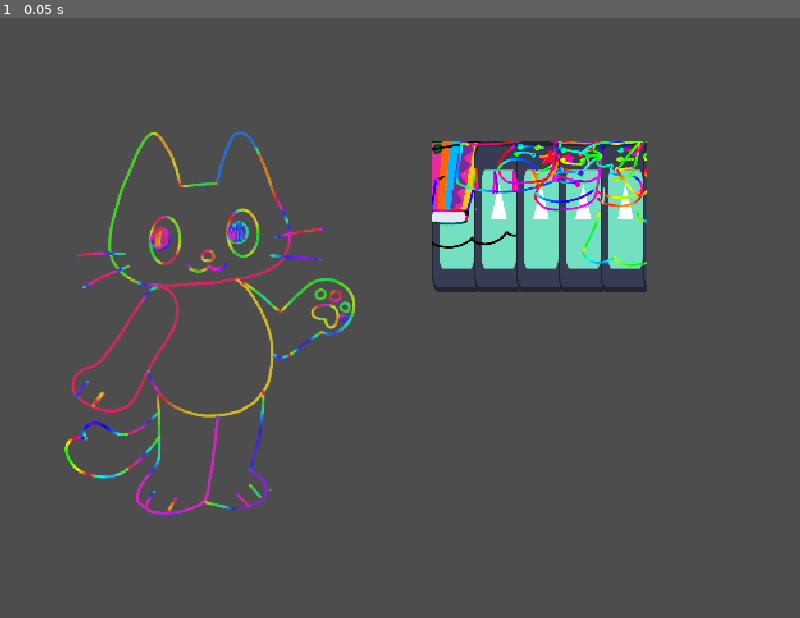
Above: before the commit, frame 1.
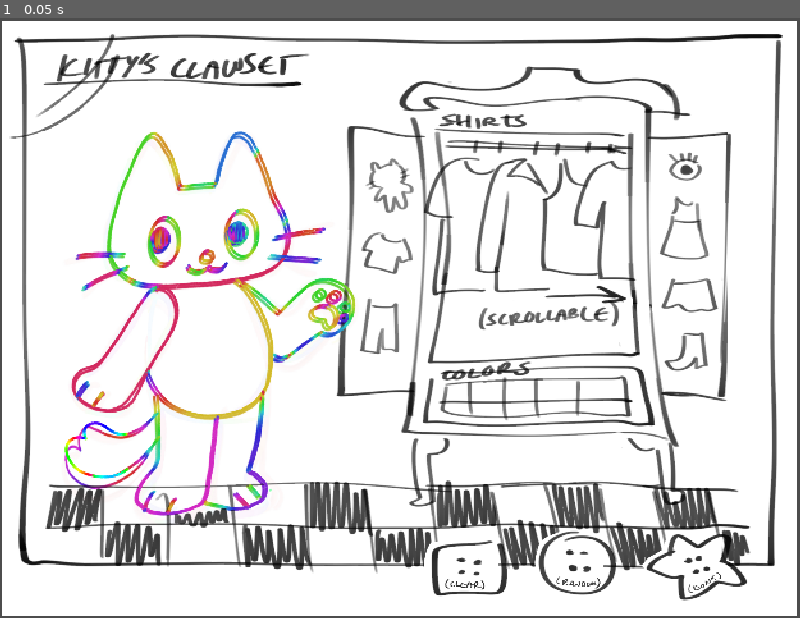
Above: after the commit, the same moment.

Repository: klon0a/girlsgame
Game: Godot game, scene res://main.tscn
Two runs of this game, one before a commit and one after it. Both use one fixed random seed, a clock stepped at 60 frames per second and the inputs below. The engine's default icon, where the game draws it, is replaced by a stand-in: a white triangle on a blue panel in a dark square.
Inputs:
- Up to frame 1 (0.05 s): no input

The runs differ from the first frame. In frame 1, 90% of the frame differs, in the area x 0-100%, y 0-100%.

Commit message:
tab switching for closet

Diff:
--- a/closet_scroll.gd
+++ b/closet_scroll.gd
@@ -2,7 +2,6 @@
 class_name ClosetScroll
 
 @export var original_coathanger : CoatHanger
-@export var clothes_list : Array[PackedScene]
 
 @onready var coathanger_parent: HBoxContainer = $HBoxContainer
 
@@ -10,10 +9,6 @@
 
 func _ready() -> void:
 	coathanger_parent.remove_child(original_coathanger);
-
-	create_coat_hangers(clothes_list.size())
-	for i in range(clothes_list.size()):
-		coathangers[i].set_garment(clothes_list[i])
 	pass
 
 func create_coat_hangers(count : int):
@@ -23,3 +18,14 @@
 		coathanger_parent.add_child(coat_hanger_duplicate)
 		pass
 	pass
+
+func populate_coathangers(_clothes_to_spawn : Array[PackedScene]):
+	for coathanger : CoatHanger in coathangers:
+		coathanger.queue_free()
+	coathangers = []
+
+	create_coat_hangers(_clothes_to_spawn.size())
+
+	for i in range(_clothes_to_spawn.size()):
+		coathangers[i].set_garment(_clothes_to_spawn[i])
+	pass
--- /dev/null
+++ b/closet_shelves.gd
@@ -0,0 +1,5 @@
+extends GridContainer
+class_name ClosetShelves
+
+func populate_shelves(_clothes_to_spawn : Array[PackedScene]):
+	pass
--- a/main.tscn
+++ b/main.tscn
@@ -1,19 +1,14 @@
-[gd_scene load_steps=17 format=3 uid="uid://dl6klrmnq36k7"]
+[gd_scene load_steps=12 format=3 uid="uid://dl6klrmnq36k7"]
 
 [ext_resource type="Texture2D" uid="uid://725v5mub0h7y" path="res://UI + Sprites/ui-mockup.png" id="1_ig7tw"]
 [ext_resource type="Script" uid="uid://codila2y246ek" path="res://kitty.gd" id="2_0xm2m"]
 [ext_resource type="Script" uid="uid://c2l851gwr26t8" path="res://closet_scroll.gd" id="2_h2yge"]
+[ext_resource type="Script" uid="uid://28stpxi8f5it" path="res://ui_closet.gd" id="2_vivmo"]
 [ext_resource type="Script" uid="uid://ddpc3guh275hc" path="res://coat_hanger.gd" id="3_7mycd"]
-[ext_resource type="PackedScene" uid="uid://dgicmg7dxudql" path="res://Clothes Scenes/bottom_keypants.tscn" id="3_vivmo"]
-[ext_resource type="PackedScene" uid="uid://de780hne3m2i" path="res://Clothes Scenes/bottom_longskirt.tscn" id="4_2cqfq"]
 [ext_resource type="Shader" uid="uid://da1p57i6u6pl5" path="res://recolor.gdshader" id="4_lquwl"]
 [ext_resource type="Texture2D" uid="uid://56eis13n6i4a" path="res://icon.svg" id="5_7mycd"]
-[ext_resource type="PackedScene" uid="uid://bk0x6pgx0glx3" path="res://Clothes Scenes/bottom_miniskirt.tscn" id="5_yaehf"]
 [ext_resource type="Texture2D" uid="uid://dwrrufw2dercl" path="res://Assets + Clothes/assets/placeholder/fullbody-kitty-rainbow.png" id="7_272bh"]
-[ext_resource type="PackedScene" uid="uid://cuqvx7qto160y" path="res://Clothes Scenes/shoe_boots.tscn" id="7_cegan"]
-[ext_resource type="PackedScene" uid="uid://cy5y14wa8uqak" path="res://Clothes Scenes/shoe_clogs.tscn" id="8_82xsv"]
-[ext_resource type="PackedScene" uid="uid://chsaoye1hyasr" path="res://Clothes Scenes/top_blouse.tscn" id="9_getpj"]
-[ext_resource type="PackedScene" uid="uid://pbfuehivb0cb" path="res://Clothes Scenes/top_shirt.tscn" id="10_ryguw"]
+[ext_resource type="Script" uid="uid://c1nsn7akupt5f" path="res://closet_shelves.gd" id="14_2cqfq"]
 
 [sub_resource type="ShaderMaterial" id="ShaderMaterial_5vw27"]
 shader = ExtResource("4_lquwl")
@@ -27,18 +22,19 @@
 [node name="Main" type="Node2D"]
 
 [node name="Ui-mockup" type="Sprite2D" parent="."]
-visible = false
 position = Vector2(510.295, 383.25)
 scale = Vector2(0.508705, 0.507667)
 texture = ExtResource("1_ig7tw")
 
 [node name="UI Closet" type="Control" parent="."]
+visible = false
 layout_mode = 3
 anchors_preset = 0
 offset_left = 428.0
 offset_top = 54.0
 offset_right = 948.0
 offset_bottom = 621.0
+script = ExtResource("2_vivmo")
 
 [node name="ClosetInside" type="Control" parent="UI Closet"]
 custom_minimum_size = Vector2(275, 280)
@@ -62,7 +58,6 @@
 vertical_scroll_mode = 0
 script = ExtResource("2_h2yge")
 original_coathanger = NodePath("HBoxContainer/CoatHanger")
-clothes_list = Array[PackedScene]([ExtResource("3_vivmo"), ExtResource("4_2cqfq"), ExtResource("5_yaehf"), ExtResource("7_cegan"), ExtResource("8_82xsv"), ExtResource("9_getpj"), ExtResource("10_ryguw")])
 
 [node name="HBoxContainer" type="HBoxContainer" parent="UI Closet/ClosetInside/ClosetScroll"]
 layout_mode = 2
@@ -78,12 +73,61 @@
 texture = ExtResource("5_7mycd")
 offset = Vector2(64, 64)
 
+[node name="ClosetShelves" type="GridContainer" parent="UI Closet/ClosetInside"]
+layout_mode = 1
+anchors_preset = 15
+anchor_right = 1.0
+anchor_bottom = 1.0
+grow_horizontal = 2
+grow_vertical = 2
+script = ExtResource("14_2cqfq")
+
 [node name="ColorButtons" type="Control" parent="UI Closet"]
 anchors_preset = 0
 offset_left = 125.0
 offset_top = 390.0
 offset_right = 401.0
 offset_bottom = 466.0
+
+[node name="TypeButtons" type="Control" parent="UI Closet"]
+anchors_preset = 0
+offset_left = 406.0
+offset_top = 101.0
+offset_right = 513.0
+offset_bottom = 425.0
+
+[node name="TopsCategory" type="Button" parent="UI Closet/TypeButtons"]
+layout_mode = 0
+offset_left = 3.0
+offset_top = 81.0
+offset_right = 82.0
+offset_bottom = 152.0
+text = "TOPS"
+
+[node name="BottomsCategory" type="Button" parent="UI Closet/TypeButtons"]
+layout_mode = 0
+offset_left = 2.0
+offset_top = 162.0
+offset_right = 88.0
+offset_bottom = 233.0
+text = "BOTTOMS"
+
+[node name="ShoesCategory" type="Button" parent="UI Closet/TypeButtons"]
+layout_mode = 0
+offset_left = 2.0
+offset_top = 241.0
+offset_right = 88.0
+offset_bottom = 312.0
+text = "SHOES
+"
+
+[node name="AccessoriesCategory" type="Button" parent="UI Closet/TypeButtons"]
+layout_mode = 0
+offset_left = 1.0
+offset_top = 2.0
+offset_right = 87.0
+offset_bottom = 73.0
+text = "SWAG"
 
 [node name="Kitty" type="Node2D" parent="."]
 position = Vector2(293, 424)
@@ -102,3 +146,8 @@
 [node name="CollisionShape2D" type="CollisionShape2D" parent="Kitty/Area2D"]
 position = Vector2(-73.7167, -67.958)
 shape = SubResource("RectangleShape2D_272bh")
+
+[connection signal="pressed" from="UI Closet/TypeButtons/TopsCategory" to="UI Closet" method="_on_tops_category_pressed"]
+[connection signal="pressed" from="UI Closet/TypeButtons/BottomsCategory" to="UI Closet" method="_on_bottoms_category_pressed"]
+[connection signal="pressed" from="UI Closet/TypeButtons/ShoesCategory" to="UI Closet" method="_on_shoes_category_pressed"]
+[connection signal="pressed" from="UI Closet/TypeButtons/AccessoriesCategory" to="UI Closet" method="_on_accessories_category_pressed"]
--- /dev/null
+++ b/ui_closet.gd
@@ -0,0 +1,69 @@
+extends Control
+class_name Closet
+
+@onready var closet_scroll: ClosetScroll = $ClosetInside/ClosetScroll
+@onready var closet_shelves: ClosetShelves = $ClosetInside/ClosetShelves
+
+@export var tops_list : Array[PackedScene]
+@export var bottoms_list : Array[PackedScene]
+@export var fulls_list : Array[PackedScene]
+
+@export var shoes_list : Array[PackedScene]
+
+@export var accessories_list : Array[PackedScene]
+
+enum CATEGORY {TOPS, BOTTOMS, SHOES, ACCESSORIES}
+static var _category : CATEGORY
+var current_category : CATEGORY :
+	get:
+		return _category
+	set(value):
+		_category = value
+
+		# make the right ones visible
+		match _category:
+			Closet.CATEGORY.TOPS or Closet.CATEGORY.BOTTOMS:
+				closet_scroll.visible = true
+				closet_shelves.visible = false
+				pass
+
+			Closet.CATEGORY.SHOES or Closet.CATEGORY.ACCESSORIES:
+				#closet_scroll.visible = false
+				closet_scroll.visible = true
+				#closet_shelves.visible = true
+				pass
+
+		match _category:
+			Closet.CATEGORY.TOPS:
+				var combined_tops_and_fulls = tops_list.duplicate()
+				combined_tops_and_fulls.append_array(fulls_list.duplicate())
+				closet_scroll.populate_coathangers(combined_tops_and_fulls)
+
+			Closet.CATEGORY.BOTTOMS:
+				var combined_bottoms_and_fulls = bottoms_list.duplicate()
+				combined_bottoms_and_fulls.append_array(fulls_list.duplicate())
+				closet_scroll.populate_coathangers(combined_bottoms_and_fulls)
+				pass
+
+			Closet.CATEGORY.SHOES:
+				closet_scroll.populate_coathangers(shoes_list)
+				pass
+			Closet.CATEGORY.ACCESSORIES:
+				closet_scroll.populate_coathangers(accessories_list)
+				pass
+
+
+func _on_tops_category_pressed() -> void:
+	pass # Replace with function body.
+
+
+func _on_bottoms_category_pressed() -> void:
+	pass # Replace with function body.
+
+
+func _on_shoes_category_pressed() -> void:
+	pass # Replace with function body.
+
+
+func _on_accessories_category_pressed() -> void:
+	pass # Replace with function body.
Not shown, added: closet_shelves.gd.uid
Not shown, added: ui_closet.gd.uid
